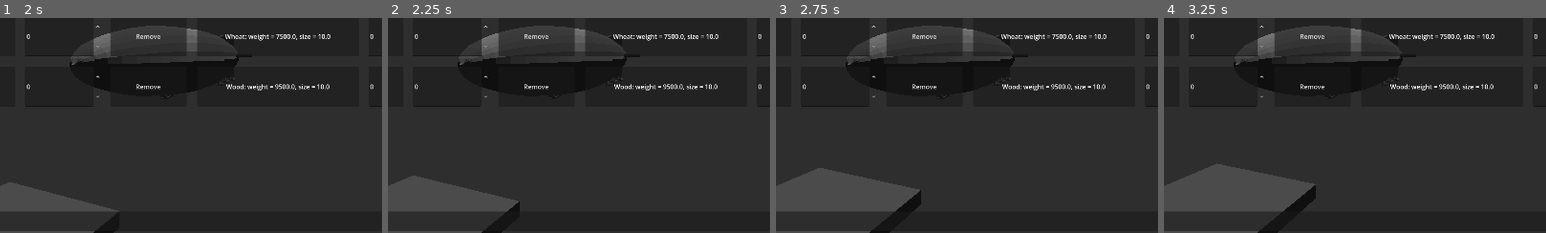
Above: before the commit, frames 1-4 (left to right).
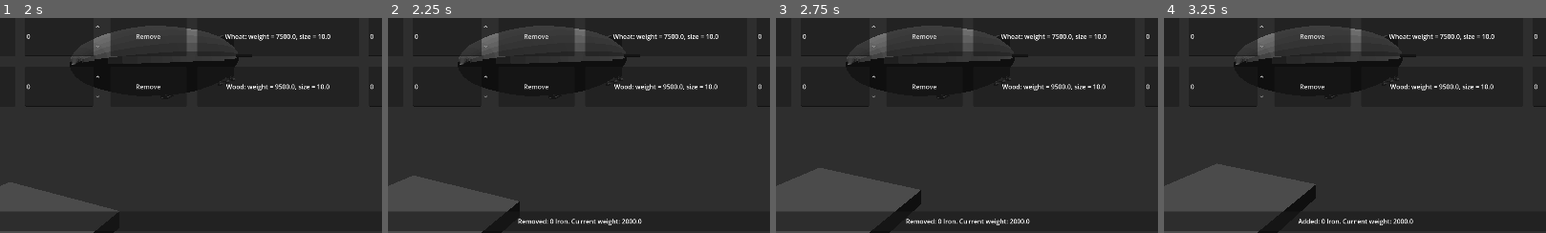
Above: after the commit, the same moments.

Repository: Manenderrr/airship-gamejam-thing
Game: Godot game, scene res://main.tscn
Two runs of this game, one before a commit and one after it. Both use one fixed random seed, a clock stepped at 60 frames per second and the inputs below.
Inputs (mouse positions are % of the whole screen's width and height, from its top left):
- Up to frame 1 (2 s): tap Enter at 0.5 s; move the mouse to (55, 50) at 0.52 s; hold Mouse wheel up (camera_zoom_in) 0.53-1.28 s; hold W (airship_forward) from 0.53 s (still down); tap Space at 1.25 s; move the mouse to (45, 50) at 1.27 s; tap Mouse wheel down (camera_zoom_out) at 1.35 s
- Up to frame 2 (2.25 s): release W (airship_forward) at 2 s; click "Remove" at 2 s
- Up to frame 3 (2.75 s): no input
- Up to frame 4 (3.25 s): click "Add" at 2.75 s
The pictures show only the part of the screen within x 25-75%, y 40-90%; the shares and areas given below are measured in that part.

Frame 1 is identical in both runs. In frame 2, 0.4% of the frame differs, in the area x 34-67%, y 93-97%; in frame 3, 0.4%; in frame 4, 0.4%.
Error before the commit: Invalid call. Nonexistent function 'remove_mass' in base 'Nil'. (res://ui/shipment_menu/act_with_items.gd:30)

Commit message:
added remove resources system

Diff:
--- a/airship/airship.gd
+++ b/airship/airship.gd
@@ -1,6 +1,7 @@
 extends RigidBody3D
 
 @export var weight: float = 2000.0
+var change_mass: float = 0
 const air_density: float = 1.190
 const airship_density: float = 0.0899
 const g: float = 9.8
@@ -73,18 +74,18 @@
 
 func add_mass():
 	for prod in products:
-		var new_mass: float
 		if prod:
 			if crate_size >= prod.size * prod.amount:
-				new_mass = prod.weight * prod.amount
-				air_in_ballast = mass / (air_density - airship_density)
-		mass += new_mass
+				change_mass += prod.weight * prod.amount
+	to_change_mass()
 
 func remove_mass():
 	for prod in products:
-		var new_mass: float
 		if prod:
-			if crate_size >= prod.size * prod.amount:
-				new_mass = prod.weight * prod.amount
-				air_in_ballast = mass / (air_density - airship_density)
-		mass -= new_mass
+			change_mass += prod.weight * prod.amount
+	to_change_mass()
+
+func to_change_mass():
+	mass = change_mass + weight
+	air_in_ballast = mass / (air_density - airship_density)
+	change_mass = 0
--- a/main.tscn
+++ b/main.tscn
@@ -53,7 +53,8 @@
 
 [node name="HUD" parent="." unique_id=113001571 instance=ExtResource("9_efxa6")]
 
-[node name="ShipmentMenu" parent="." unique_id=1322058284 instance=ExtResource("9_4c57u")]
+[node name="ShipmentMenu" parent="." unique_id=1322058284 node_paths=PackedStringArray("airship") instance=ExtResource("9_4c57u")]
+airship = NodePath("../Airship")
 
 [node name="Pause" parent="." unique_id=654107687 instance=ExtResource("12_dg77c")]
 
--- a/ui/shipment_menu/act_with_items.gd
+++ b/ui/shipment_menu/act_with_items.gd
@@ -1,7 +1,7 @@
 extends HBoxContainer
 
 @export var is_add_container: bool = false
-@export var item: Product
+var item: Product
 
 @onready var info: Label = %Info
 @onready var amount = %Amount
@@ -26,7 +26,8 @@
 		airship.crate_size -= item.amount * item.size
 
 	elif !is_add_container:
-		item.amount += amount.value
+		item.amount -= amount.value
+		print(item.amount)
 		airship.remove_mass()
 		past_acts_info.text = "Removed: " + str(snapped(amount.value, 1)) + " " + item.name + ". Current weight: " + str(snapped(airship.mass, 0.01))
 		airship.crate_size += item.amount * item.size
